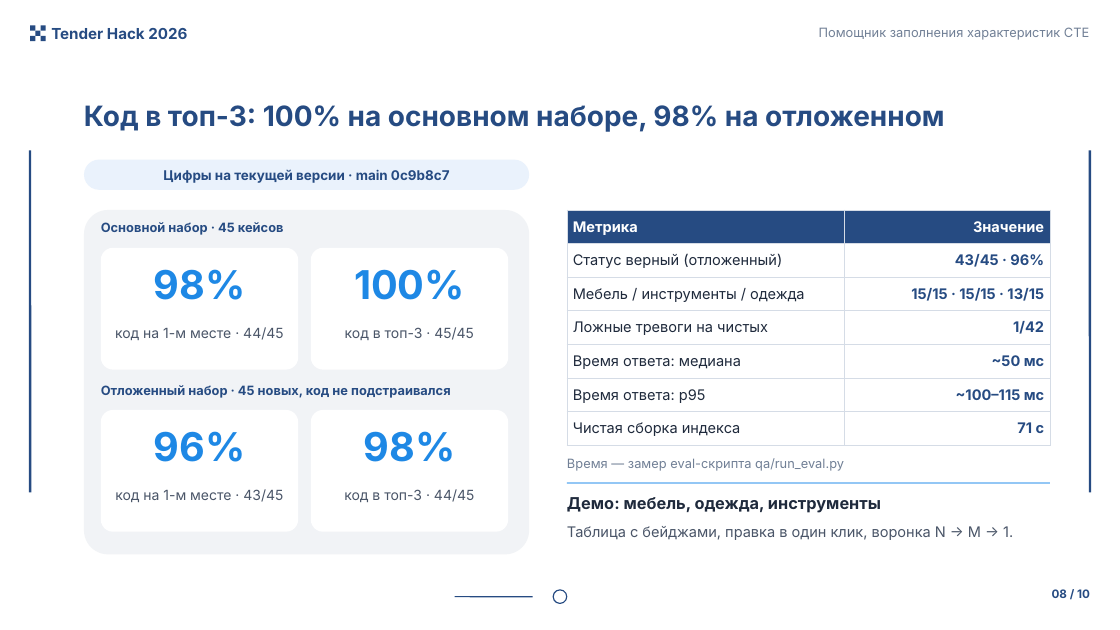
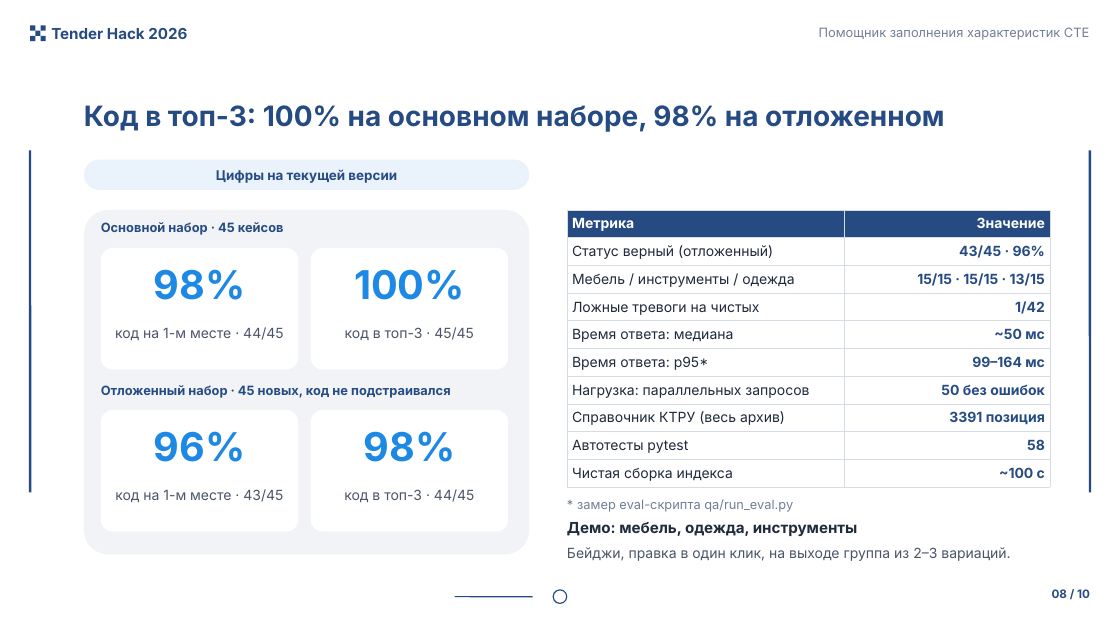
Before and after one commit to Telman3000/Tender-Hack-2026-based-on-bots-, a slide deck: slide 8 of docs/presentation_7min.pptx. Drawn at 1120x630 pixels with LibreOffice and Linux fonts; fonts in the diff are those of the drawing. Boxes give left, top, right and bottom in pixels: in the first picture for what was removed or moved away, otherwise in the second. Text is boxed around its words. In the diff, an @@ line names an element or a change of style, - is before the commit and + after.

```diff
--- a/docs/presentation_7min.pptx
+++ b/docs/presentation_7min.pptx
@@ text at (x1=216, y1=169, x2=397, y2=183): text changed @@
-Цифры на текущей версии · main 0c9b8c7
+Цифры на текущей версии
@@ table at (x1=567, y1=210, x2=1050, y2=485) @@
-row 6: Время ответа: p95 | ~100–115 мс
-row 7: Чистая сборка индекса | 71 с
+row 6: Время ответа: p95* | 99–164 мс
+row 7: Нагрузка: параллельных запросов | 50 без ошибок
+row 8: Справочник КТРУ (весь архив) | 3391 позиция
+row 9: Автотесты pytest | 58
+row 10: Чистая сборка индекса | ~100 с
@@ line removed from (567, 483) to (1050, 483) @@
@@ text at (x1=577, y1=499, x2=793, y2=512): text changed @@
-Время — замер eval-скрипта qa/run_eval.py
+* замер eval-скрипта qa/run_eval.py
@@ text "Демо: мебель, одежда, инструменты" moved from (x1=567, y1=497, x2=881, y2=513) to (x1=567, y1=522, x2=858, y2=536) @@
@@ text "Демо: мебель, одежда, инструменты" at (x1=567, y1=522, x2=858, y2=536): size 14 to 13 pt @@
@@ text at (x1=567, y1=547, x2=1010, y2=561): text changed; size 12.5 to 12 pt @@
-Таблица с бейджами, правка в один клик, воронка N → M → 1.
+Бейджи, правка в один клик, на выходе группа из 2–3 вариаций.
```
Also in this commit, not shown: 1 other slide changed, 5 other files.
